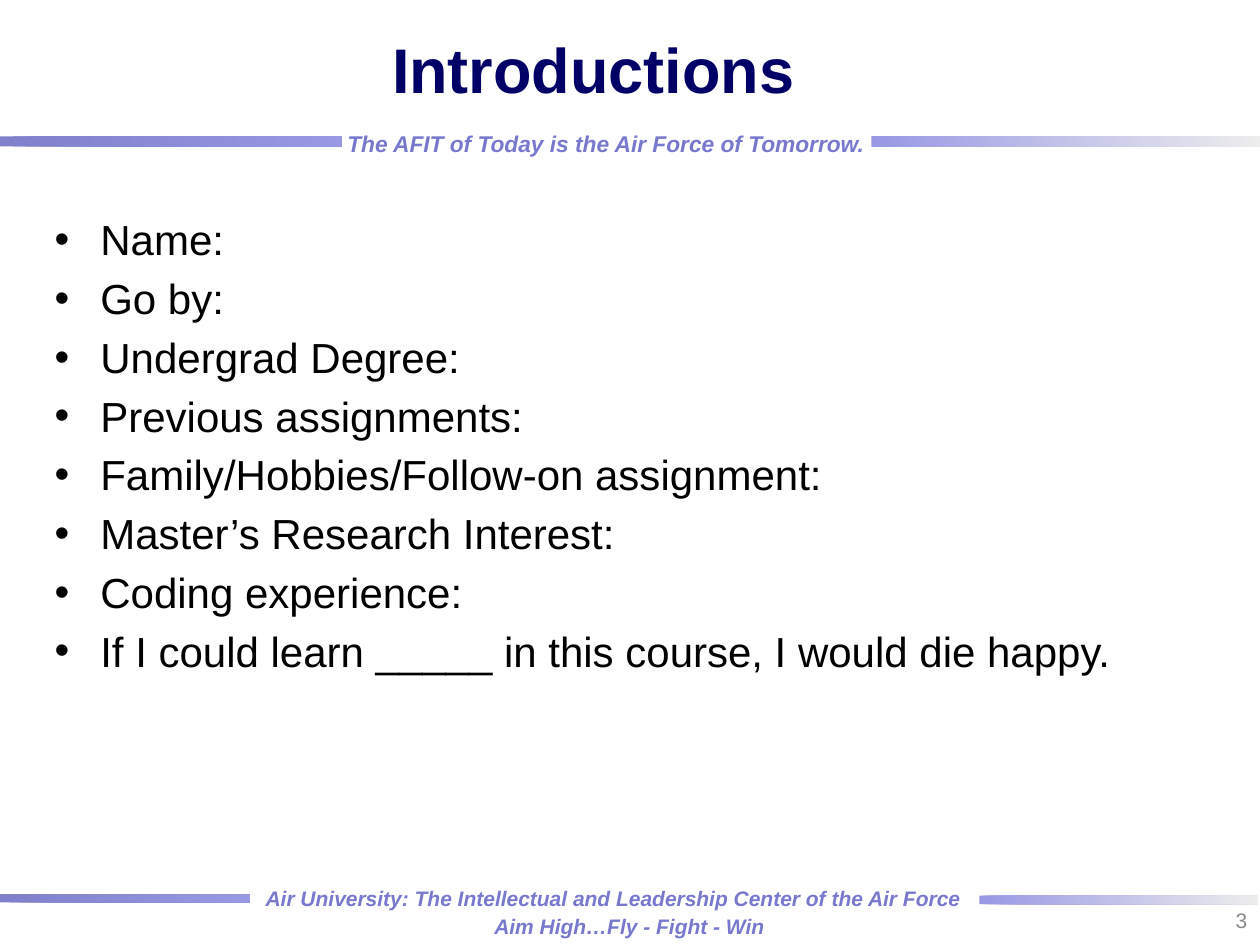
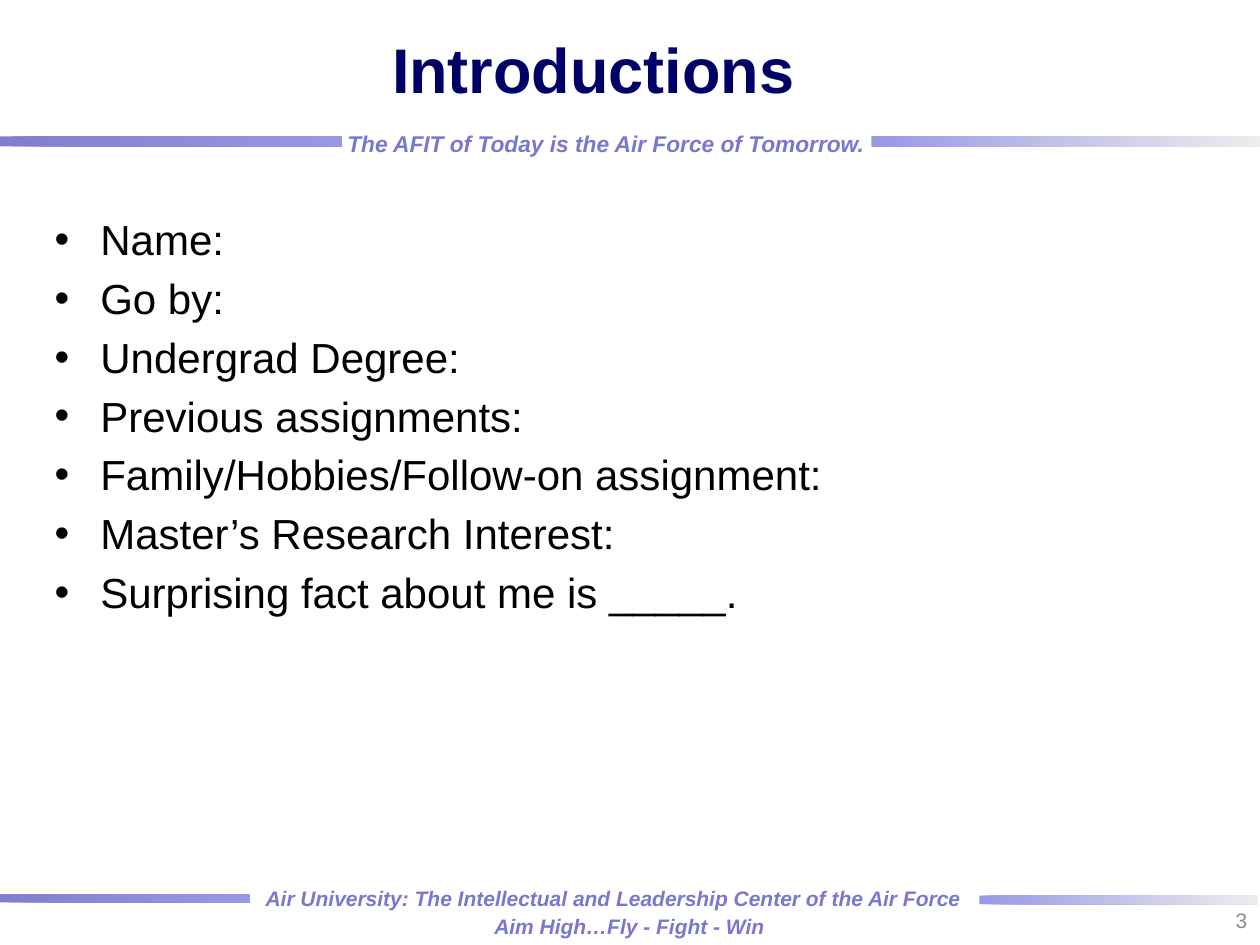
Before and after one commit to dabotop2/NENG685, a slide deck: slide 3 of 01_Intro/01-1_Intro.pptx. Drawn at 1260x945 pixels with LibreOffice and Linux fonts; fonts in the diff are those of the drawing; background and template pictures are left out. Boxes give left, top, right and bottom in pixels: in the first picture for what was removed or moved away, otherwise in the second. Text is boxed around its words. In the diff, an @@ line names an element or a change of style, - is before the commit and + after.

```diff
--- a/01_Intro/01-1_Intro.pptx
+++ b/01_Intro/01-1_Intro.pptx
@@ text at [100,577,597,616]: text changed @@
-• Coding experience:
-• If I could learn _____ in this course, I would die happy.
+• Surprising fact about me is _____.
```
Also in this commit, not shown: 2 other slides changed, 6 slides added, 2 other files.
